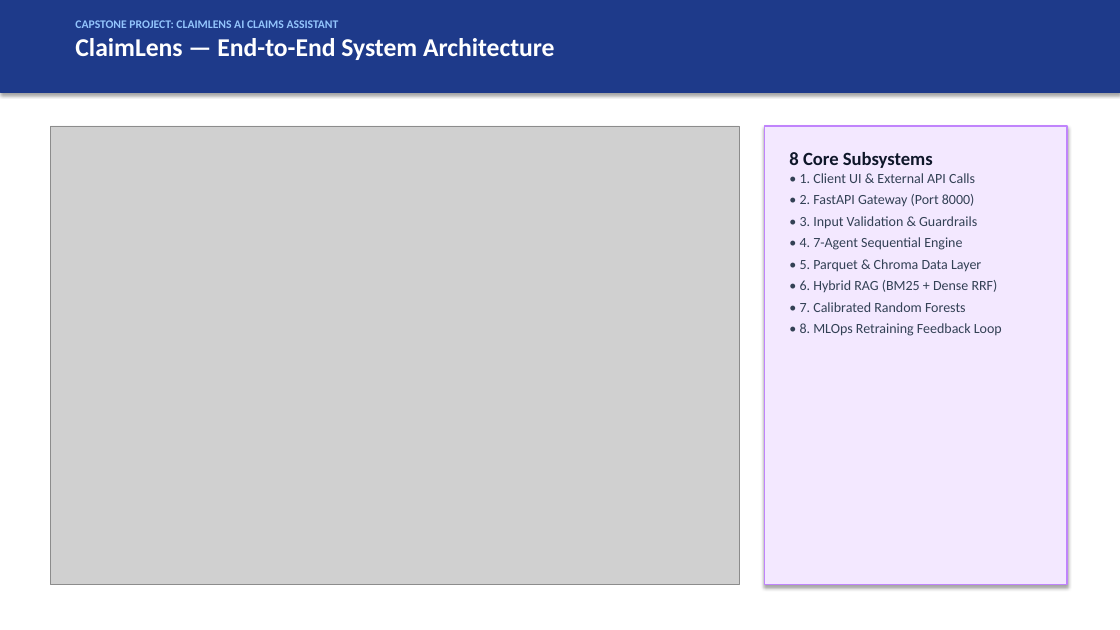
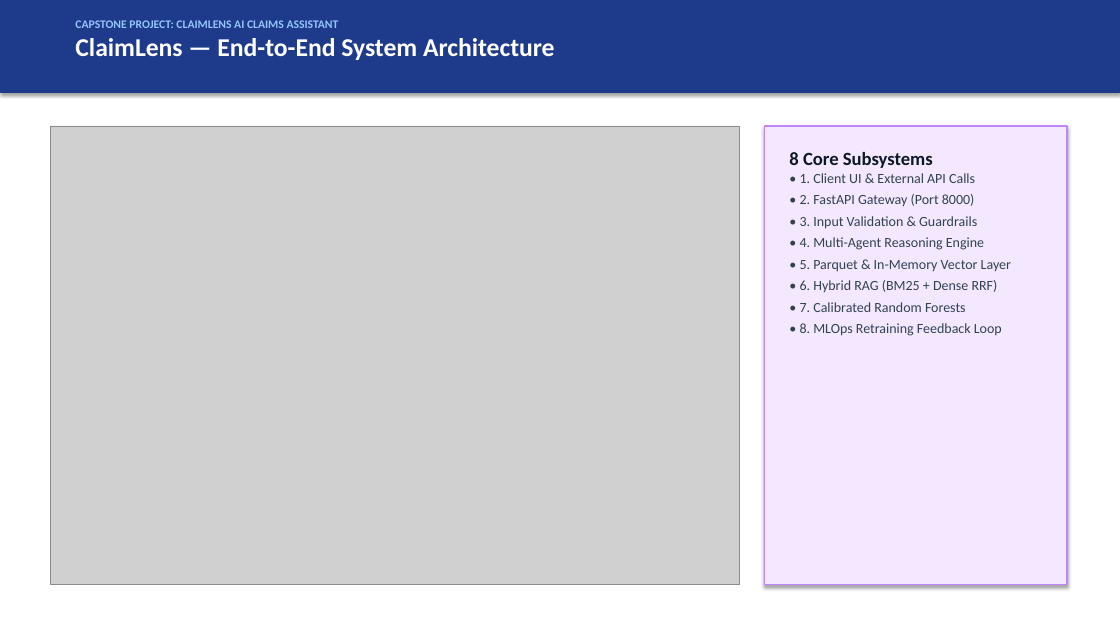
Before and after one commit to Ayushk3001/claimlens, a slide deck: slide 3 of presentation/Project_Presentation.pptx. Drawn at 1120x630 pixels with LibreOffice and Linux fonts; fonts in the diff are those of the drawing; grey boxes stand for pictures. Boxes give left, top, right and bottom in pixels: in the first picture for what was removed or moved away, otherwise in the second. Text is boxed around its words. In the diff, an @@ line names an element or a change of style, - is before the commit and + after.

```diff
--- a/presentation/Project_Presentation.pptx
+++ b/presentation/Project_Presentation.pptx
@@ text at (800, 237, 1011, 272): text changed @@
-• 4. 7-Agent Sequential Engine
-• 5. Parquet & Chroma Data Layer
+• 4. Multi-Agent Reasoning Engine
+• 5. Parquet & In-Memory Vector Layer
```
Also in this commit, not shown: 1 other slide changed, 19 other files.
